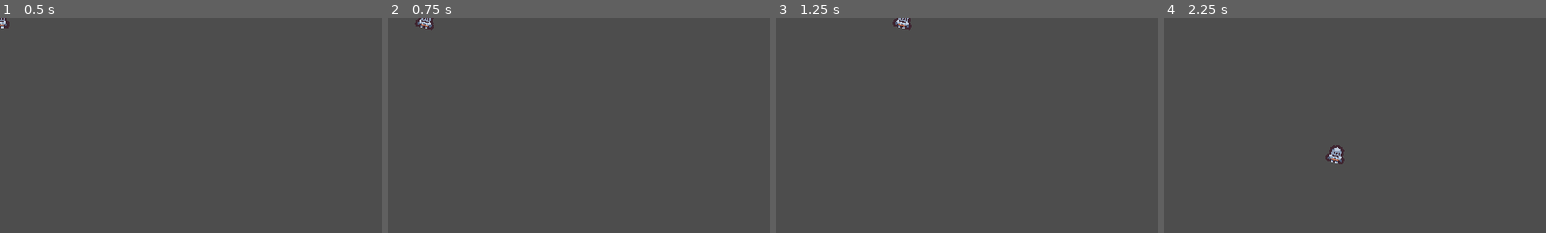
Above: before the commit, frames 1-4 (left to right).
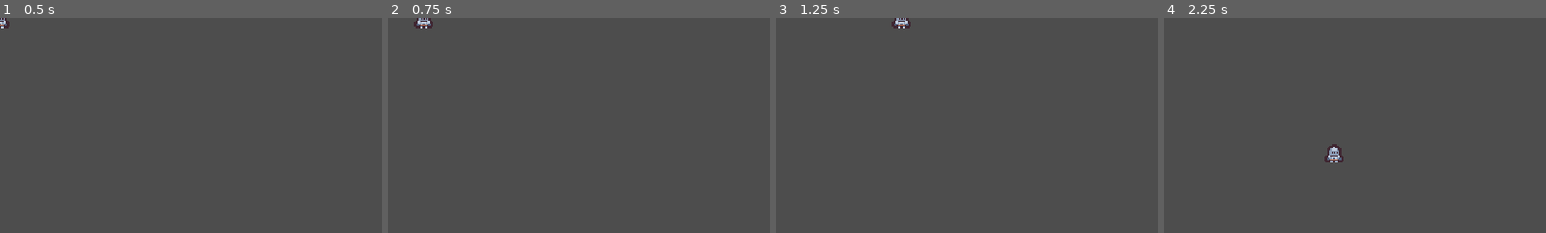
Above: after the commit, the same moments.

Repository: zacryol/two-left-hands
Game: Godot game, scene res://src/player.tscn
Same seed, same stepped clock (60 frames per second), same inputs: the game is played once before the commit and once after it. The project has no main scene, so this scene is started directly.
Inputs:
- Up to frame 1 (0.5 s): no input
- Up to frame 2 (0.75 s): tap Enter at 0.5 s; hold O (move_right) from 0.53 s (still down); hold V (action1) from 0.53 s (still down)
- Up to frame 3 (1.25 s): keep holding O (move_right); keep holding V (action1)
- Up to frame 4 (2.25 s): release O (move_right) at 1.28 s; release V (action1) at 1.28 s; hold U (move_down) 1.28-2.03 s; tap V (action1) at 1.35 s; hold O (move_right) from 2.03 s (still down); hold V (action1) from 2.03 s (still down)
The pictures show only the part of the screen within x 0-50%, y 0-50%; the shares and areas given below are measured in that part.

Frame 1 is identical in both runs. In frame 2, 0.1% of the frame differs, in the area x 6-12%, y 0-6%; in frame 3, 0.1%; in frame 4, 0.2%, in the area x 42-48%, y 58-68%.

Commit message:
use statemachine instead

Diff:
--- a/gdproj/src/player.gd
+++ b/gdproj/src/player.gd
@@ -1,8 +1,14 @@
 class_name Player
 extends CharacterBody2D
 
+## Movement Speed.
 @export var speed: float = 150.0
-@onready var anim_tree := $AnimationTree as AnimationTree
+
+@onready var _anim_tree := $AnimationTree as AnimationTree
+
+func _unhandled_input(event: InputEvent) -> void:
+	if event.is_action_pressed("action1"):
+		pass
 
 func _physics_process(_delta: float) -> void:
 	var input_dir := Input.get_vector("move_left", "move_right", "move_up", "move_down")
@@ -11,5 +17,6 @@
 	var _r := move_and_slide()
 
 
+## Sets the blend position used for movement direction animations
 func set_blend_position(pos: Vector2):
-	anim_tree.set("parameters/BlendSpace2D/blend_position", pos)
+	_anim_tree.set("parameters/Standard/blend_position", pos)
--- a/gdproj/src/player.tscn
+++ b/gdproj/src/player.tscn
@@ -6,22 +6,19 @@
 [sub_resource type="RectangleShape2D" id="RectangleShape2D_wjfao"]
 size = Vector2(15.9, 7.95)
 
-[sub_resource type="Animation" id="Animation_sb0ir"]
-resource_name = "move_right"
-length = 0.5
-loop_mode = 1
-step = 0.05
-tracks/0/type = "value"
-tracks/0/imported = false
-tracks/0/enabled = true
-tracks/0/path = NodePath("Sprite2D:rotation")
-tracks/0/interp = 1
-tracks/0/loop_wrap = true
-tracks/0/keys = {
-"times": PackedFloat32Array(0, 0.25),
-"transitions": PackedFloat32Array(1, 1),
-"update": 0,
-"values": [0.139626, 0.279253]
+[sub_resource type="Animation" id="Animation_w4sym"]
+length = 0.001
+tracks/0/type = "value"
+tracks/0/imported = false
+tracks/0/enabled = true
+tracks/0/path = NodePath("Sprite2D:rotation")
+tracks/0/interp = 1
+tracks/0/loop_wrap = true
+tracks/0/keys = {
+"times": PackedFloat32Array(0),
+"transitions": PackedFloat32Array(1),
+"update": 0,
+"values": [0.0]
 }
 tracks/1/type = "value"
 tracks/1/imported = false
@@ -36,8 +33,9 @@
 "values": [false]
 }
 
-[sub_resource type="Animation" id="Animation_w4sym"]
-length = 0.001
+[sub_resource type="Animation" id="Animation_17q46"]
+resource_name = "idle"
+length = 0.01
 tracks/0/type = "value"
 tracks/0/imported = false
 tracks/0/enabled = true
@@ -49,6 +47,24 @@
 "transitions": PackedFloat32Array(1),
 "update": 0,
 "values": [0.0]
+}
+
+[sub_resource type="Animation" id="Animation_uuij1"]
+resource_name = "move_left"
+length = 0.5
+loop_mode = 1
+step = 0.05
+tracks/0/type = "value"
+tracks/0/imported = false
+tracks/0/enabled = true
+tracks/0/path = NodePath("Sprite2D:rotation")
+tracks/0/interp = 1
+tracks/0/loop_wrap = true
+tracks/0/keys = {
+"times": PackedFloat32Array(0, 0.25),
+"transitions": PackedFloat32Array(1, 1),
+"update": 0,
+"values": [-0.139626, -0.279253]
 }
 tracks/1/type = "value"
 tracks/1/imported = false
@@ -60,11 +76,11 @@
 "times": PackedFloat32Array(0),
 "transitions": PackedFloat32Array(1),
 "update": 1,
-"values": [false]
-}
-
-[sub_resource type="Animation" id="Animation_uuij1"]
-resource_name = "move_left"
+"values": [true]
+}
+
+[sub_resource type="Animation" id="Animation_sb0ir"]
+resource_name = "move_right"
 length = 0.5
 loop_mode = 1
 step = 0.05
@@ -78,7 +94,7 @@
 "times": PackedFloat32Array(0, 0.25),
 "transitions": PackedFloat32Array(1, 1),
 "update": 0,
-"values": [-0.139626, -0.279253]
+"values": [0.139626, 0.279253]
 }
 tracks/1/type = "value"
 tracks/1/imported = false
@@ -90,23 +106,7 @@
 "times": PackedFloat32Array(0),
 "transitions": PackedFloat32Array(1),
 "update": 1,
-"values": [true]
-}
-
-[sub_resource type="Animation" id="Animation_17q46"]
-resource_name = "idle"
-length = 0.01
-tracks/0/type = "value"
-tracks/0/imported = false
-tracks/0/enabled = true
-tracks/0/path = NodePath("Sprite2D:rotation")
-tracks/0/interp = 1
-tracks/0/loop_wrap = true
-tracks/0/keys = {
-"times": PackedFloat32Array(0),
-"transitions": PackedFloat32Array(1),
-"update": 0,
-"values": [0.0]
+"values": [false]
 }
 
 [sub_resource type="Animation" id="Animation_fp2ph"]
@@ -136,39 +136,42 @@
 "move_ud": SubResource("Animation_fp2ph")
 }
 
-[sub_resource type="AnimationNodeAnimation" id="AnimationNodeAnimation_tcmyu"]
+[sub_resource type="AnimationNodeAnimation" id="AnimationNodeAnimation_sy56u"]
+animation = &"move_ud"
+
+[sub_resource type="AnimationNodeAnimation" id="AnimationNodeAnimation_33ibt"]
+animation = &"move_ud"
+
+[sub_resource type="AnimationNodeAnimation" id="AnimationNodeAnimation_lxsv8"]
+animation = &"move_right"
+
+[sub_resource type="AnimationNodeAnimation" id="AnimationNodeAnimation_mslfv"]
 animation = &"move_left"
 
-[sub_resource type="AnimationNodeAnimation" id="AnimationNodeAnimation_mc0k5"]
-animation = &"move_right"
-
-[sub_resource type="AnimationNodeAnimation" id="AnimationNodeAnimation_gy58y"]
+[sub_resource type="AnimationNodeAnimation" id="AnimationNodeAnimation_otwcr"]
 animation = &"idle"
 
-[sub_resource type="AnimationNodeAnimation" id="AnimationNodeAnimation_tkuwj"]
-animation = &"move_ud"
-
-[sub_resource type="AnimationNodeAnimation" id="AnimationNodeAnimation_opto3"]
-animation = &"move_ud"
-
-[sub_resource type="AnimationNodeBlendSpace2D" id="AnimationNodeBlendSpace2D_14ggu"]
-blend_point_0/node = SubResource("AnimationNodeAnimation_tcmyu")
-blend_point_0/pos = Vector2(-1, 0)
-blend_point_1/node = SubResource("AnimationNodeAnimation_mc0k5")
-blend_point_1/pos = Vector2(1, 0)
-blend_point_2/node = SubResource("AnimationNodeAnimation_gy58y")
-blend_point_2/pos = Vector2(0, 0)
-blend_point_3/node = SubResource("AnimationNodeAnimation_tkuwj")
-blend_point_3/pos = Vector2(0, 1)
-blend_point_4/node = SubResource("AnimationNodeAnimation_opto3")
-blend_point_4/pos = Vector2(0, -1)
-blend_mode = 1
-
-[sub_resource type="AnimationNodeBlendTree" id="AnimationNodeBlendTree_7ngs3"]
-nodes/BlendSpace2D/node = SubResource("AnimationNodeBlendSpace2D_14ggu")
-nodes/BlendSpace2D/position = Vector2(369, 76)
-nodes/output/position = Vector2(740, 120)
-node_connections = [&"output", 0, &"BlendSpace2D"]
+[sub_resource type="AnimationNodeBlendSpace2D" id="AnimationNodeBlendSpace2D_jjpb5"]
+blend_point_0/node = SubResource("AnimationNodeAnimation_sy56u")
+blend_point_0/pos = Vector2(0, 1)
+blend_point_1/node = SubResource("AnimationNodeAnimation_33ibt")
+blend_point_1/pos = Vector2(0, -1)
+blend_point_2/node = SubResource("AnimationNodeAnimation_lxsv8")
+blend_point_2/pos = Vector2(1, 0)
+blend_point_3/node = SubResource("AnimationNodeAnimation_mslfv")
+blend_point_3/pos = Vector2(-1, 0)
+blend_point_4/node = SubResource("AnimationNodeAnimation_otwcr")
+blend_point_4/pos = Vector2(0, 0)
+
+[sub_resource type="AnimationNodeStateMachineTransition" id="AnimationNodeStateMachineTransition_gessv"]
+auto_advance = true
+
+[sub_resource type="AnimationNodeStateMachine" id="AnimationNodeStateMachine_iqxnw"]
+states/Standard/node = SubResource("AnimationNodeBlendSpace2D_jjpb5")
+states/Standard/position = Vector2(525, 100)
+transitions = ["Start", "Standard", SubResource("AnimationNodeStateMachineTransition_gessv")]
+
+[sub_resource type="AnimationNodeStateMachinePlayback" id="AnimationNodeStateMachinePlayback_xixy8"]
 
 [node name="Player" type="CharacterBody2D"]
 motion_mode = 1
@@ -183,6 +186,7 @@
 position = Vector2(0, 8)
 texture = ExtResource("2_b0yg7")
 offset = Vector2(0, -7)
+flip_h = true
 region_enabled = true
 region_rect = Rect2(0, 129, 16, 15)
 
@@ -192,8 +196,8 @@
 }
 
 [node name="AnimationTree" type="AnimationTree" parent="."]
-tree_root = SubResource("AnimationNodeBlendTree_7ngs3")
+tree_root = SubResource("AnimationNodeStateMachine_iqxnw")
 anim_player = NodePath("../AnimationPlayer")
 active = true
-process_callback = 0
-parameters/BlendSpace2D/blend_position = Vector2(0, 0)
+parameters/playback = SubResource("AnimationNodeStateMachinePlayback_xixy8")
+parameters/Standard/blend_position = Vector2(0, 0)
Not shown: 1 places in gdproj/src/player.tscn that only renumber resources
